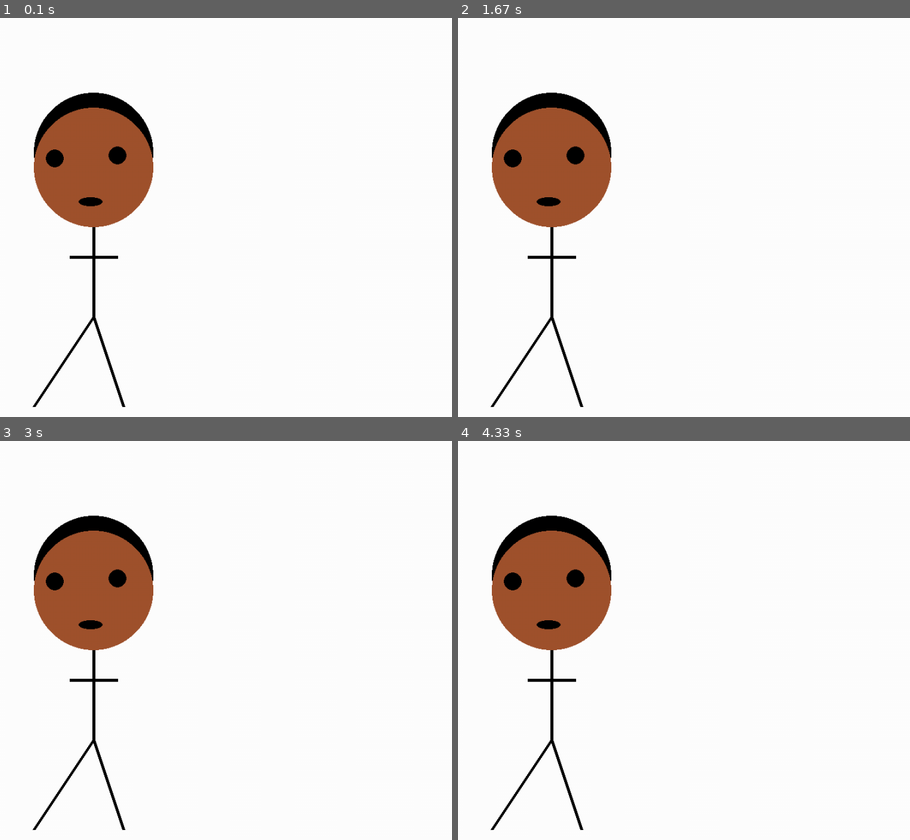
Above: before the commit, frames 1-4 (two rows, left to right).
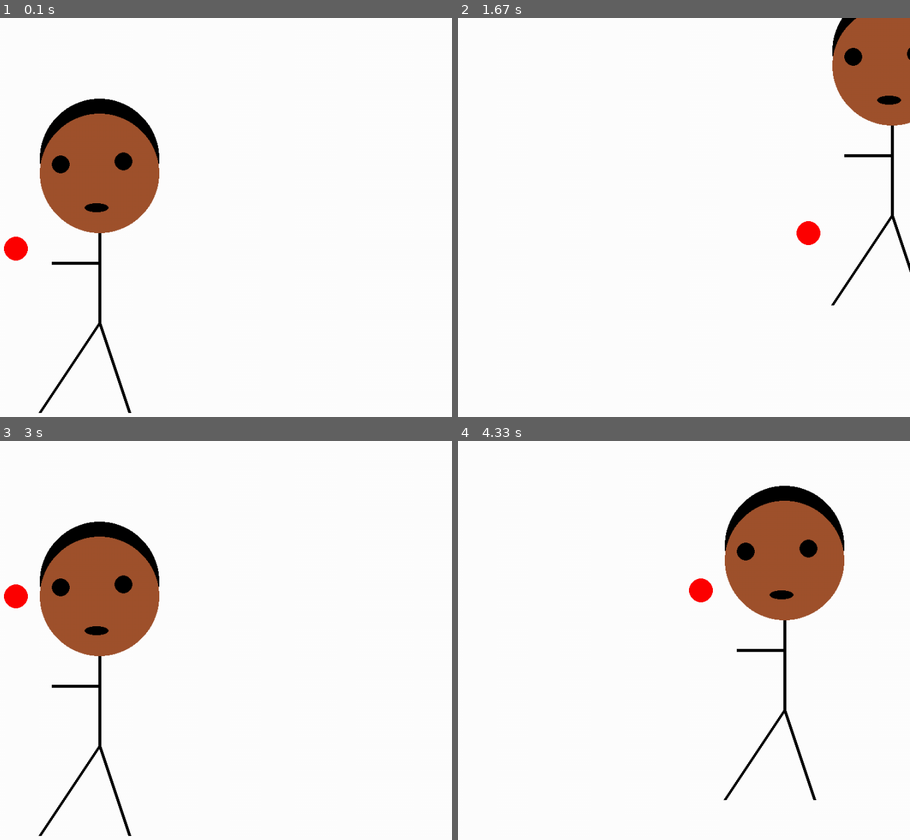
Above: after the commit, the same moments.

Repository: Ahmed-Sheik/HighSchoolCamp
Game: pygame game, started from pygame_practice.py
Same seed, same stepped clock (60 frames per second), same inputs: the game is played once before the commit and once after it.
Inputs:
- Up to frame 1 (0.1 s): no input
- Up to frame 2 (1.67 s): hold Right 0.33-0.8 s; hold Up 0.83-1.13 s; hold Right 1.17-1.63 s
- Up to frame 3 (3 s): hold Left 1.67-2.2 s; hold Down 2.23-2.53 s; hold Left 2.57-2.97 s
- Up to frame 4 (4.33 s): hold Up 3-3.37 s; hold Right 3.4-4.03 s; hold Down from 4.07 s (still down)

The runs differ from the first frame. In frame 1, 3.7% of the frame differs, in the area x 0-36%, y 18-100%; in frame 2, 13%; in frame 3, 3.7%; in frame 4, 16%, in the area x 7-86%, y 11-98%.

Commit message:
Added dribbling person

Diff:
--- a/pygame_practice.py
+++ b/pygame_practice.py
@@ -20,52 +20,85 @@
 done = False
 clock = pygame.time.Clock()
 
+BLACK = (0, 0, 0)
+WHITE = (255, 255, 255)
+BLUE = (0, 0, 255)
+GREEN = (0, 255, 0)
+RED = (255, 0, 0)
+BROWN = (165, 42, 42)
+SIENNA = (160,82,45)
+
+
+x_speed = 0
+y_speed = 0
+
+x_coord = 10
+y_coord = 10
+
+ball_pos = 0
+ball_change = 1
+
+
+def draw_stick_stick_figure(screen, x, y):
+    pygame.draw.ellipse(screen, RED, [40 + x, 200 + ball_pos + y, 40, 40])
+
+    pygame.draw.line(screen, BLACK, [200 + x, 350 + y], [200 + x, 500 + y], 5)
+
+    pygame.draw.line(screen, BLACK, [200 + x, 400 + y], [120 + x, 400 + y], 5)
+
+    pygame.draw.line(screen, BLACK, [200 + x, 400 + y], [120 + x, 400 + y], 5)
+
+    pygame.draw.line(screen, BLACK, [200 + x, 500 + y], [100 + x, 650 + y], 5)
+
+    pygame.draw.line(screen, BLACK, [200 + x, 500 + y], [250 + x, 650 + y], 5)
+
+    pygame.draw.circle(screen, BLACK, [200 + x, 225 + y], 100)
+
+    pygame.draw.circle(screen, SIENNA, [200 + x, 250 + y], 100)
+
+    pygame.draw.circle(screen, BLACK, [135 + x, 235 + y], 15)
+
+    pygame.draw.circle(screen, BLACK, [240 + x, 230 + y], 15)
+
+    pygame.draw.ellipse(screen, BLACK, [175 + x, 300 + y, 40, 15])
+
 # Loop as long as done == False
 while not done:
+    ball_pos += ball_change
+    if ball_pos > 300:
+        ball_change -= 30
+    elif ball_pos < 25:
+        ball_change += 30
+
+
+    keys = pygame.key.get_pressed()
+    if keys[pygame.K_LEFT]:
+        x_speed = -10
+    if keys[pygame.K_RIGHT]:
+        x_speed = 10
+    if keys[pygame.K_UP]:
+        y_speed = -10
+    if keys[pygame.K_DOWN]:
+        y_speed = 10
 
     for event in pygame.event.get():  # User did something
         if event.type == pygame.QUIT:  # If user clicked close
             done = True  # Flag that we are done so we exit this loop
-    BLACK = (0, 0, 0)
-    WHITE = (255, 255, 255)
-    BLUE = (0, 0, 255)
-    GREEN = (0, 255, 0)
-    RED = (255, 0, 0)
-    BROWN = (165, 42, 42)
-    SIENNA = (160,82,45)
+
+    # Move the object according to the speed vector.
+    x_coord += x_speed
+    y_coord += y_speed
+
+    # Reset x_speed and y_speed for the next frame
+    x_speed = 0
+    y_speed = 0
 
 
     PI = 3.141592653
 
     screen.fill(WHITE)
 
-    pygame.draw.line(screen, BLACK, [200, 350], [200, 500], 5)
-
-    pygame.draw.line(screen, BLACK, [200, 400], [160, 400], 5)
-
-    pygame.draw.line(screen, BLACK, [200, 400], [240, 400], 5)
-
-    pygame.draw.line(screen, BLACK, [200, 500], [100, 650], 5)
-
-    pygame.draw.line(screen, BLACK, [200, 500], [250, 650], 5)
-
-    pygame.draw.circle(screen, BLACK, [200, 225], 100)
-
-    pygame.draw.circle(screen, SIENNA, [200, 250], 100)
-
-    pygame.draw.circle(screen, BLACK, [135, 235], 15)
-
-    pygame.draw.circle(screen, BLACK, [240, 230], 15)
-
-    pygame.draw.ellipse(screen, BLACK, [175, 300, 40, 15])
-
-
-
-
-
-
-
-
+    draw_stick_stick_figure(screen, x_coord, y_coord)
 
 
     # Go ahead and update the screen with what we've drawn.
